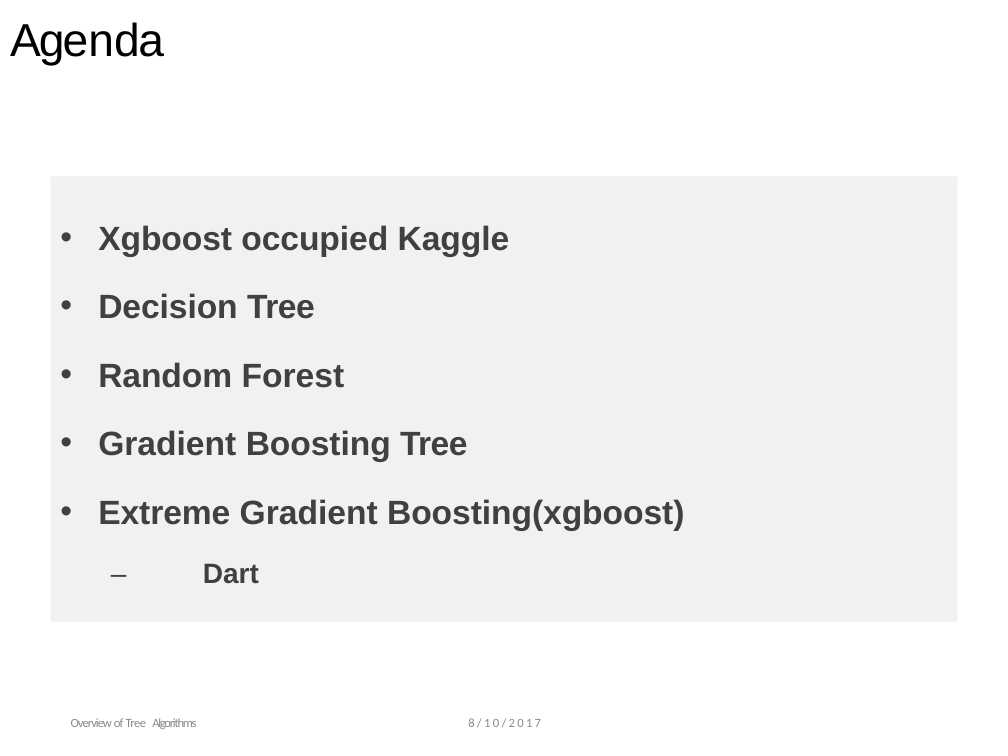
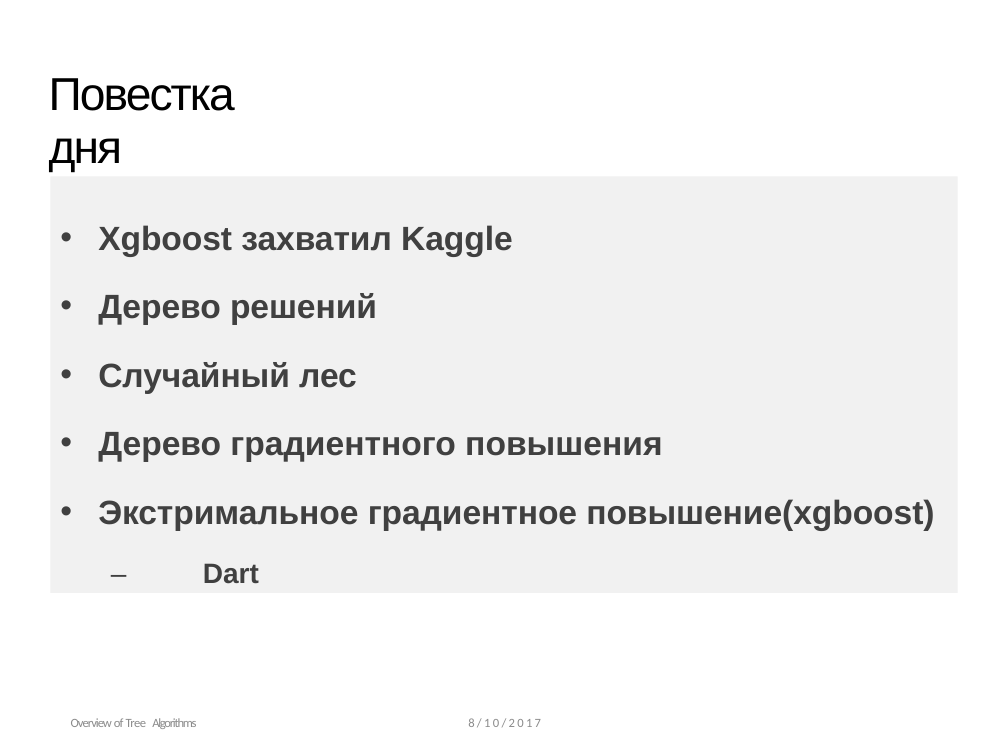
Before and after one commit to ulstu/ml, a slide deck: slide 2 of ml_course_ru/lecture12. Gradient boosting/Lecture 12. From Decision Tree to XGBoost.pptx. Drawn at 1008x756 pixels with LibreOffice and Linux fonts; fonts in the diff are those of the drawing; background and template pictures are left out. Boxes give left, top, right and bottom in pixels: in the first picture for what was removed or moved away, otherwise in the second. Text is boxed around its words. In the diff, an @@ line names an element or a change of style, - is before the commit and + after.

```diff
--- a/ml_course_ru/lecture12. Gradient boosting/Lecture 12. From Decision Tree to XGBoost.pptx
+++ b/ml_course_ru/lecture12. Gradient boosting/Lecture 12. From Decision Tree to XGBoost.pptx
@@ title at bbox=[49, 78, 235, 172]: text changed @@
-Agenda
+Повестка дня
@@ rectangle "Xgboost захватил Kaggle": place and size @@
-rectangle "Xgboost захватил Kaggle" at bbox=[50, 176, 958, 622]
+rectangle "Xgboost захватил Kaggle" at bbox=[50, 176, 958, 593]
@@ text in rectangle at bbox=[98, 225, 934, 531]: text changed @@
-• Xgboost occupied Kaggle
-• Decision Tree
-• Random Forest
-• Gradient Boosting Tree
-• Extreme Gradient Boosting(xgboost)
+• Xgboost захватил Kaggle
+• Дерево решений
+• Случайный лес
+• Дерево градиентного повышения
+• Экстримальное градиентное повышение(xgboost)
```
Also in this commit, not shown: 30 other slides changed, 5 slides added, 5 slides removed, 27 other files.
